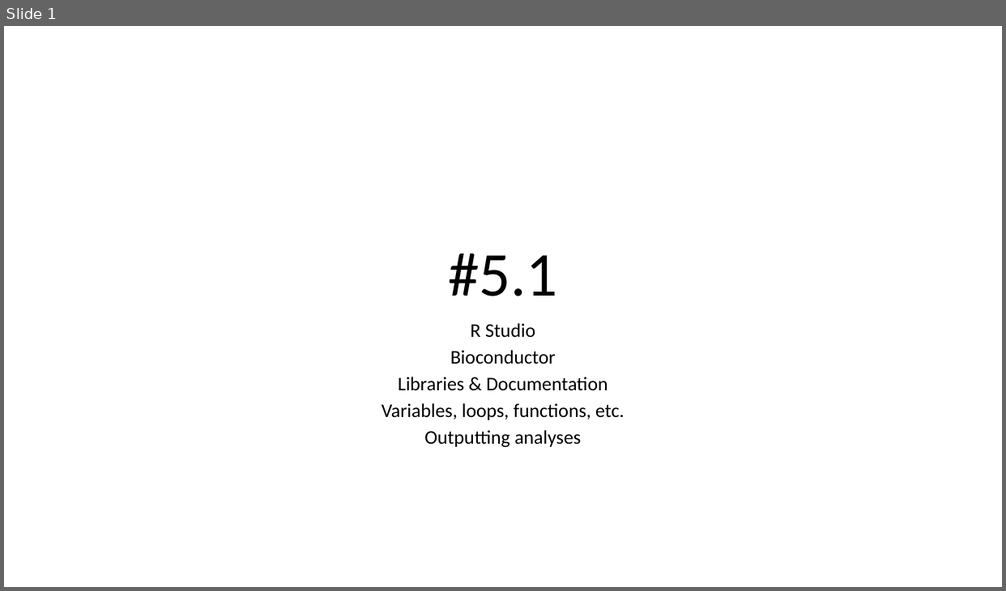
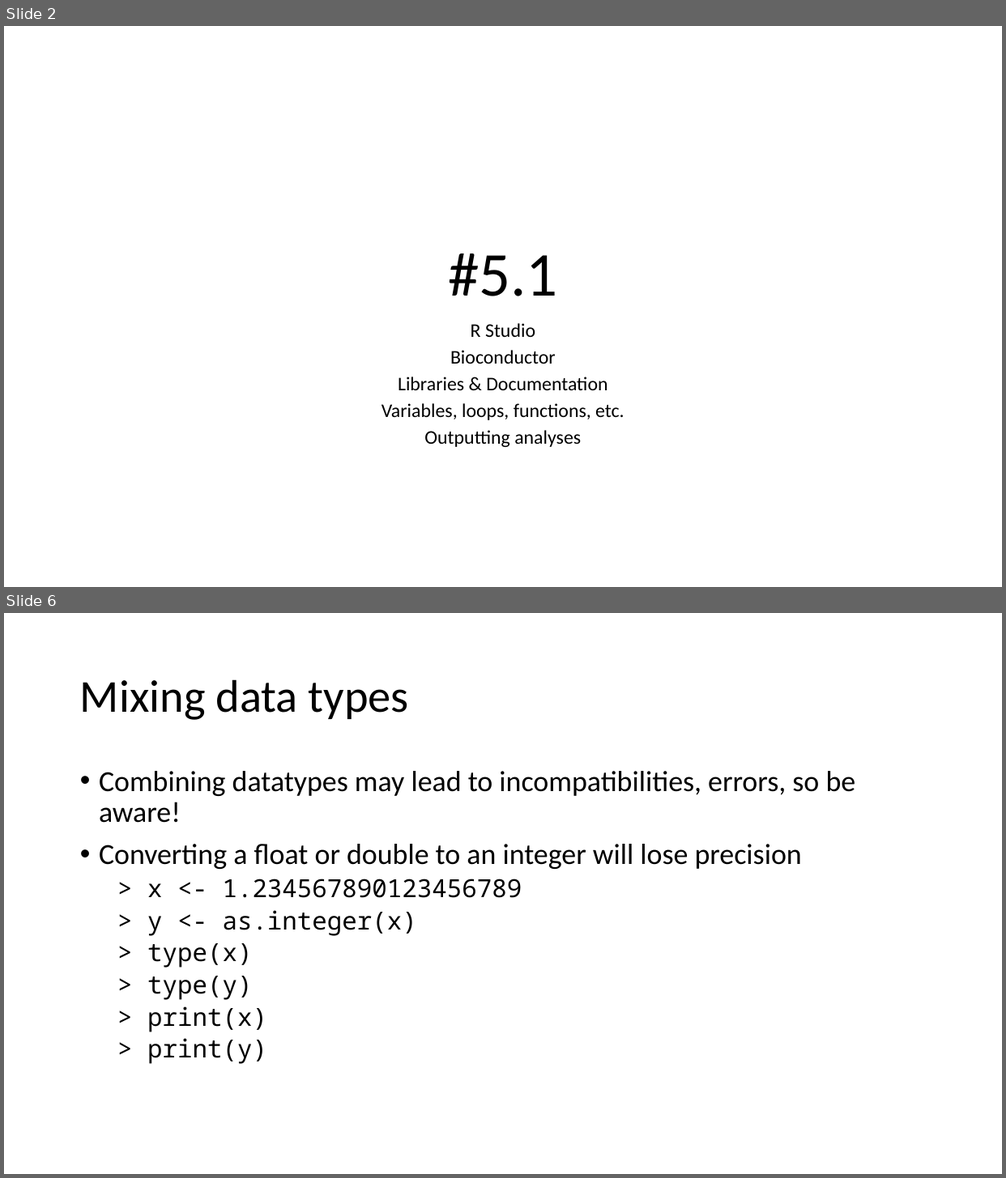
Before and after one commit to j-berg/bioinformatics-bootcamp, a slide deck: class_5_1/class_5_1.pptx. Shown one above the other, each under a label of ours: slide 1 before the commit, slides 2 and 6 after it; the slides between them are not shown. The pictures are 1006x591 and 1006x1178 pixels, drawn with LibreOffice and Linux fonts; fonts in the diff are those of the drawing. Boxes give left, top, right and bottom in pixels: in the first picture for what was removed or moved away, otherwise in the second. Text is boxed around its words. In the diff, an @@ line names an element or a change of style, - is before the commit and + after.

```diff
--- a/class_5_1/class_5_1.pptx
+++ b/class_5_1/class_5_1.pptx
@@ slide 6 added at (4, 613, 1002, 1174), background #FFFFFF @@
@@ title added at (80, 679, 409, 720), 44 pt, text #000000 @@
+Mixing data types
@@ text added at (99, 771, 856, 1064), 28 pt, text #000000 @@
+• Combining datatypes may lead to incompatibilities, errors, so be aware!
+• Converting a float or double to an integer will lose precision
+  > x <- 1.234567890123456789
+  > y <- as.integer(x)
+  > type(x)
+  > type(y)
+  > print(x)
+  > print(y)
@@ what was slide 1 is now slide 2 @@
```
Also in this commit, not shown: 29 other slides added, 7 other files.
